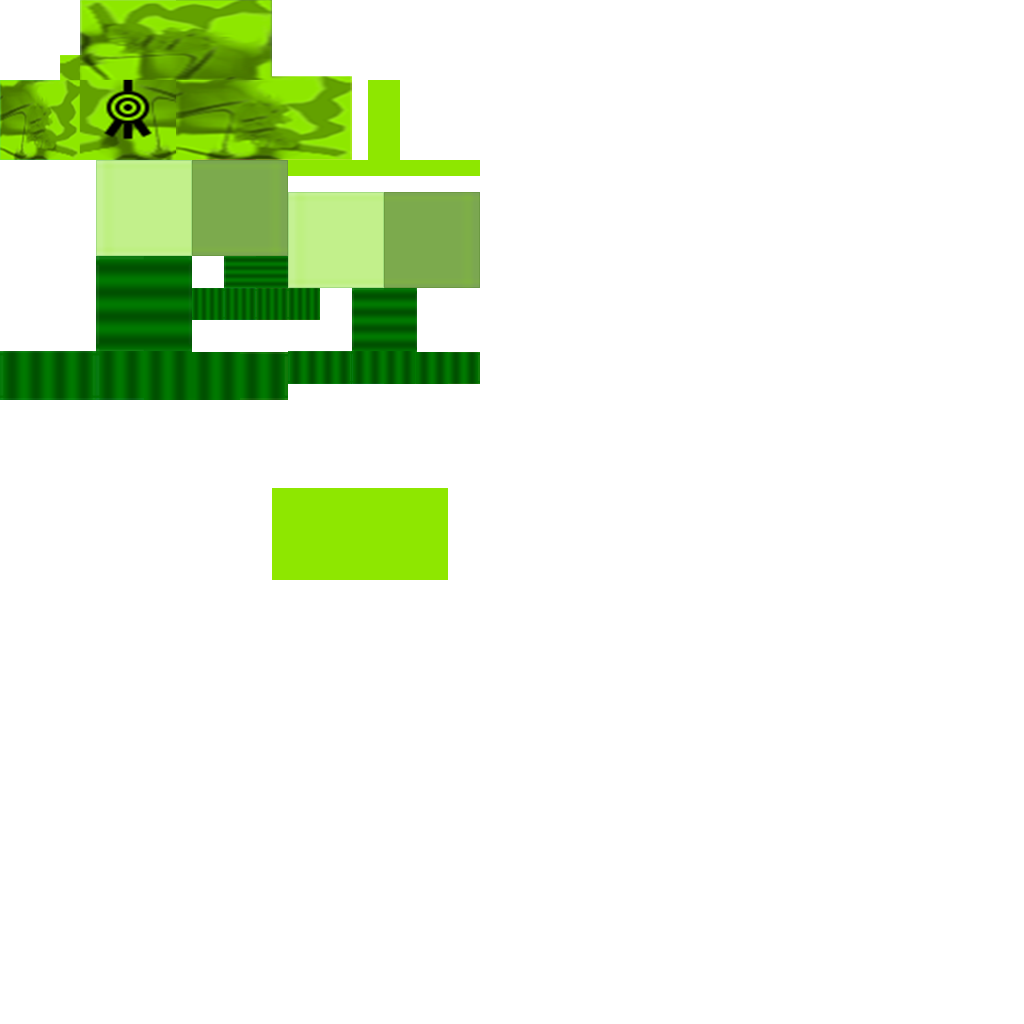
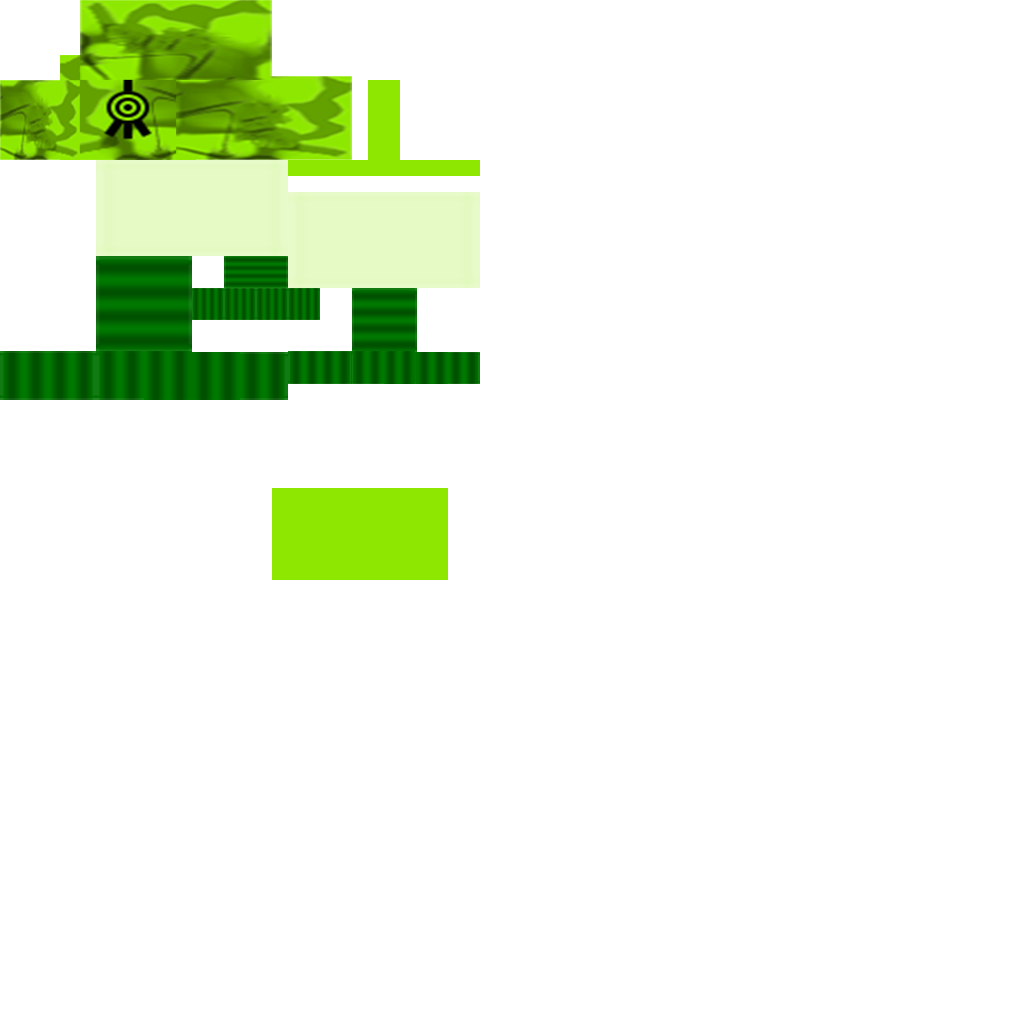
The second (1024, 1024) image is a revision of the first. Changes to its layers:
"hornetwings" (1st of 2): opacity 100% → 50% over [288, 192, 480, 288]
"hornetwings" (2nd of 2): opacity 100% → 50% over [96, 160, 288, 256]
hid "Layer 1" over [0, 0, 480, 400]
